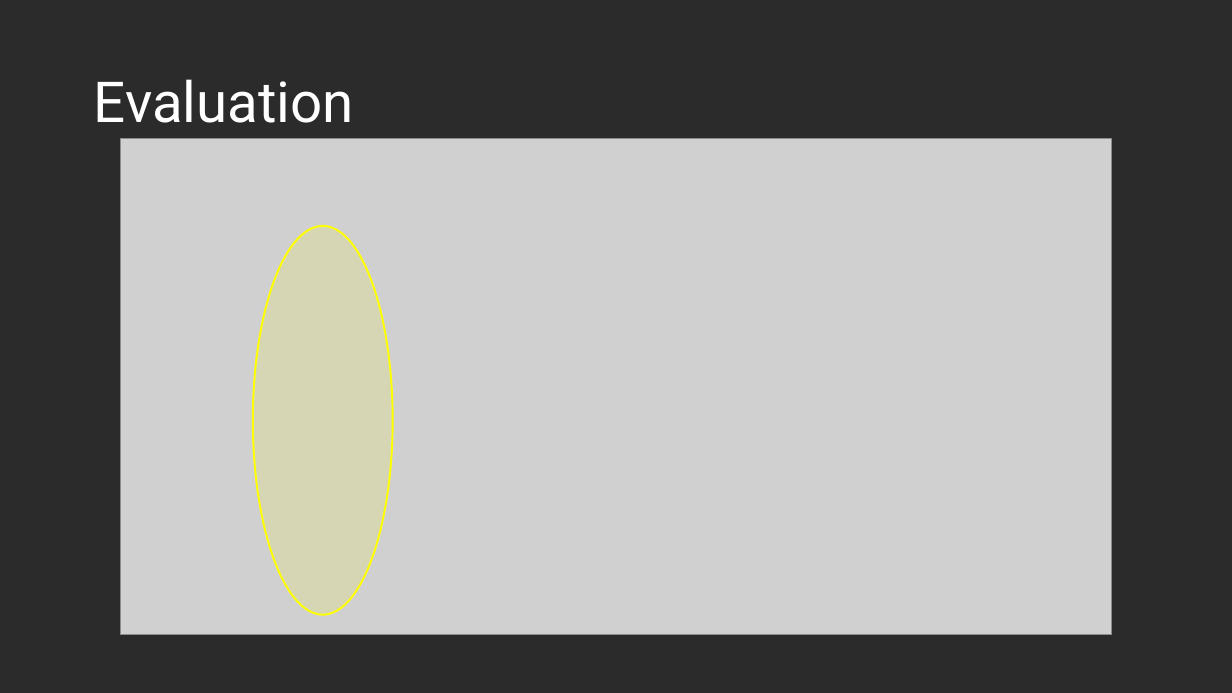
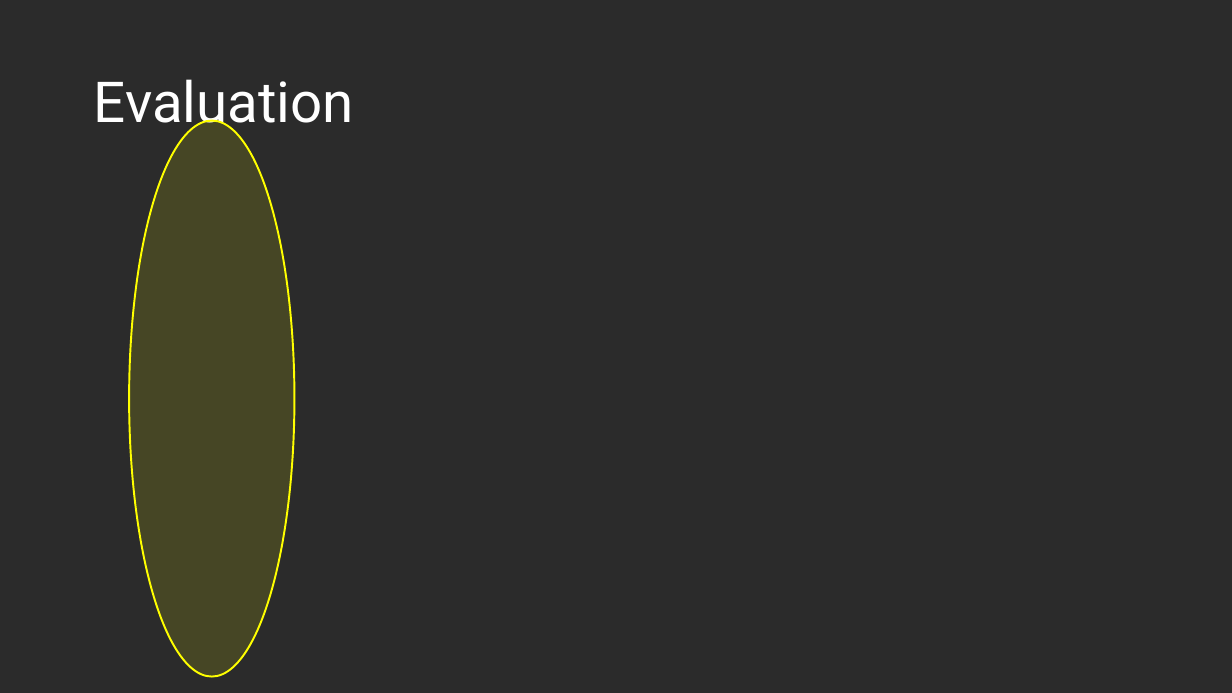
Before and after one commit to us-ja/GWAS_Internship_2025, a slide deck: slide 13 of Presentation/End_of_internship.pptx. Drawn at 1232x693 pixels with LibreOffice and Linux fonts; fonts in the diff are those of the drawing; grey boxes stand for pictures; background and template pictures are left out; a plain dark background stands for a picture behind light text. Boxes give left, top, right and bottom in pixels: in the first picture for what was removed or moved away, otherwise in the second. Text is boxed around its words. In the diff, an @@ line names an element or a change of style, - is before the commit and + after.

```diff
--- a/Presentation/End_of_internship.pptx
+++ b/Presentation/End_of_internship.pptx
@@ picture removed at box(120, 139, 1112, 634) @@
@@ ellipse: place and size @@
-ellipse at box(253, 226, 393, 615)
+ellipse at box(129, 121, 295, 677)
```
Also in this commit, not shown: 1 other slide changed, 1 slide added.
